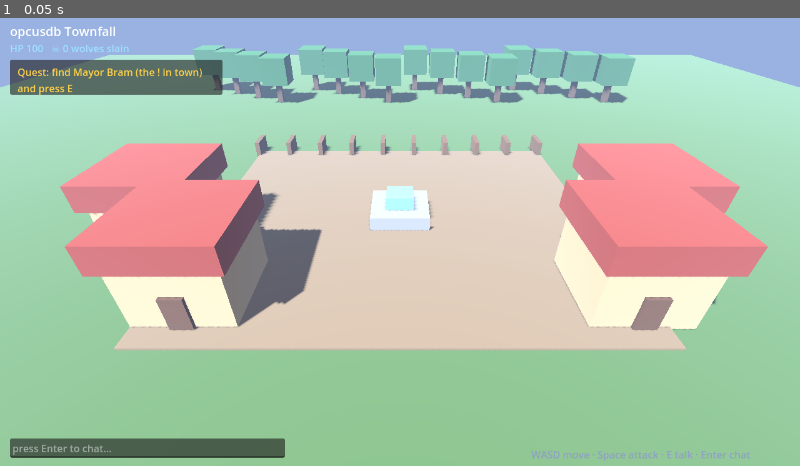
Above: before the commit, frame 1.
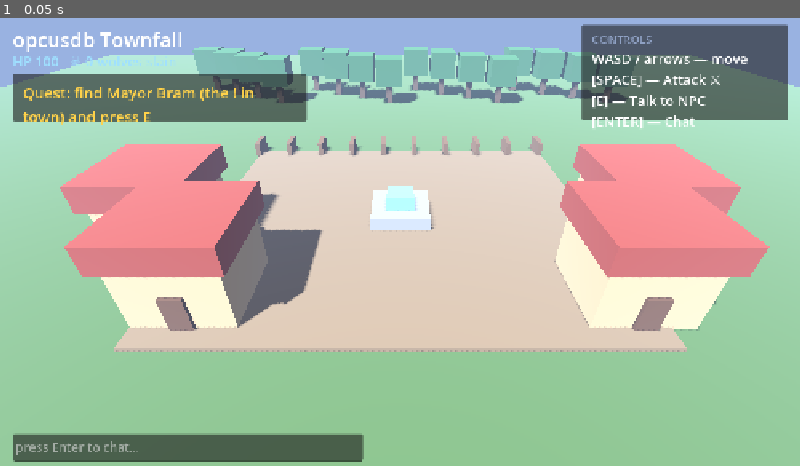
Above: after the commit, the same moment.

Repository: vcup-date/opcusdb
Game: Godot game, scene res://Main.tscn
Two runs of this game, one before a commit and one after it. Both use one fixed random seed, a clock stepped at 60 frames per second and the inputs below.
Inputs:
- Up to frame 1 (0.05 s): no input

The runs differ from the first frame. In frame 1, 14% of the frame differs, in the area x 0-100%, y 1-100%.

Commit message:
Townfall (Godot): scale UI with the window + show the Attack key
- Enable canvas_items stretch so the HUD scales with window size (was fixed pixel
  -> tiny on large screens).
- Bigger fonts; move the UI to a full-rect Control root; add a CONTROLS panel
  that clearly lists WASD move / SPACE attack / E talk / ENTER chat.

Diff:
--- a/demos/godot-wow/Main.gd
+++ b/demos/godot-wow/Main.gd
@@ -173,47 +173,63 @@
 
 # ---------- UI ----------
 func _build_ui() -> void:
-	var layer := CanvasLayer.new(); add_child(layer)
+	# A full-rect Control root so the UI scales with the window (stretch=canvas_items).
+	var ui := Control.new()
+	ui.set_anchors_preset(Control.PRESET_FULL_RECT)
+	ui.mouse_filter = Control.MOUSE_FILTER_IGNORE
+	add_child(ui)
+	var vp := Vector2(1280, 720) # base resolution; everything scales from here
+
 	var title := Label.new()
 	title.text = "opcusdb Townfall"
-	title.position = Vector2(16, 10)
-	title.add_theme_font_size_override("font_size", 20)
-	layer.add_child(title)
+	title.position = Vector2(20, 14)
+	title.add_theme_font_size_override("font_size", 32)
+	ui.add_child(title)
 
 	status_label = Label.new()
-	status_label.position = Vector2(16, 40)
+	status_label.position = Vector2(20, 56)
+	status_label.add_theme_font_size_override("font_size", 22)
 	status_label.add_theme_color_override("font_color", Color("9fe0ff"))
-	layer.add_child(status_label)
+	ui.add_child(status_label)
 
 	var qpanel := Panel.new()
-	qpanel.position = Vector2(16, 70); qpanel.size = Vector2(340, 56)
-	layer.add_child(qpanel)
+	qpanel.position = Vector2(20, 92); qpanel.size = Vector2(470, 76)
+	ui.add_child(qpanel)
 	quest_label = Label.new()
-	quest_label.position = Vector2(12, 8); quest_label.size = Vector2(320, 44)
+	quest_label.position = Vector2(16, 12); quest_label.size = Vector2(438, 56)
 	quest_label.autowrap_mode = TextServer.AUTOWRAP_WORD_SMART
+	quest_label.add_theme_font_size_override("font_size", 24)
 	quest_label.add_theme_color_override("font_color", Color("ffd24a"))
 	qpanel.add_child(quest_label)
 
+	# Controls panel (top-right) — clearly shows how to attack
+	var cpanel := Panel.new()
+	cpanel.size = Vector2(330, 152); cpanel.position = Vector2(vp.x - 350, 14)
+	ui.add_child(cpanel)
+	var chead := Label.new()
+	chead.text = "CONTROLS"; chead.position = Vector2(16, 10)
+	chead.add_theme_font_size_override("font_size", 18)
+	chead.add_theme_color_override("font_color", Color("8fa1c4"))
+	cpanel.add_child(chead)
+	var ctl := Label.new()
+	ctl.position = Vector2(16, 38); ctl.size = Vector2(300, 110)
+	ctl.add_theme_font_size_override("font_size", 22)
+	ctl.text = "WASD / arrows — move\n[SPACE] — Attack ⚔\n[E] — Talk to NPC\n[ENTER] — Chat"
+	cpanel.add_child(ctl)
+
 	chat_log = RichTextLabel.new()
-	chat_log.position = Vector2(16, 0); chat_log.size = Vector2(440, 150)
+	chat_log.bbcode_enabled = true
 	chat_log.scroll_following = true
-	layer.add_child(chat_log)
+	chat_log.size = Vector2(560, 200); chat_log.position = Vector2(20, vp.y - 250)
+	chat_log.add_theme_font_size_override("normal_font_size", 20)
+	chat_log.add_theme_font_size_override("bold_font_size", 20)
+	ui.add_child(chat_log)
 	chat_input = LineEdit.new()
 	chat_input.placeholder_text = "press Enter to chat…"
-	chat_input.size = Vector2(440, 30)
-	layer.add_child(chat_input)
+	chat_input.size = Vector2(560, 44); chat_input.position = Vector2(20, vp.y - 52)
+	chat_input.add_theme_font_size_override("font_size", 20)
+	ui.add_child(chat_input)
 	chat_input.text_submitted.connect(_on_chat_submit)
-
-	var hint := Label.new()
-	hint.text = "WASD move · Space attack · E talk · Enter chat"
-	hint.add_theme_color_override("font_color", Color("8fa1c4"))
-	layer.add_child(hint)
-
-	# place chat + hint relative to window size
-	var vp := get_viewport().get_visible_rect().size
-	chat_log.position = Vector2(16, vp.y - 200)
-	chat_input.position = Vector2(16, vp.y - 44)
-	hint.position = Vector2(vp.x - 430, vp.y - 30)
 
 func _on_chat_submit(t: String) -> void:
 	t = t.strip_edges()
--- a/demos/godot-wow/project.godot
+++ b/demos/godot-wow/project.godot
@@ -14,6 +14,8 @@
 
 window/size/viewport_width=1280
 window/size/viewport_height=720
+window/stretch/mode="canvas_items"
+window/stretch/aspect="expand"
 
 [rendering]
 
